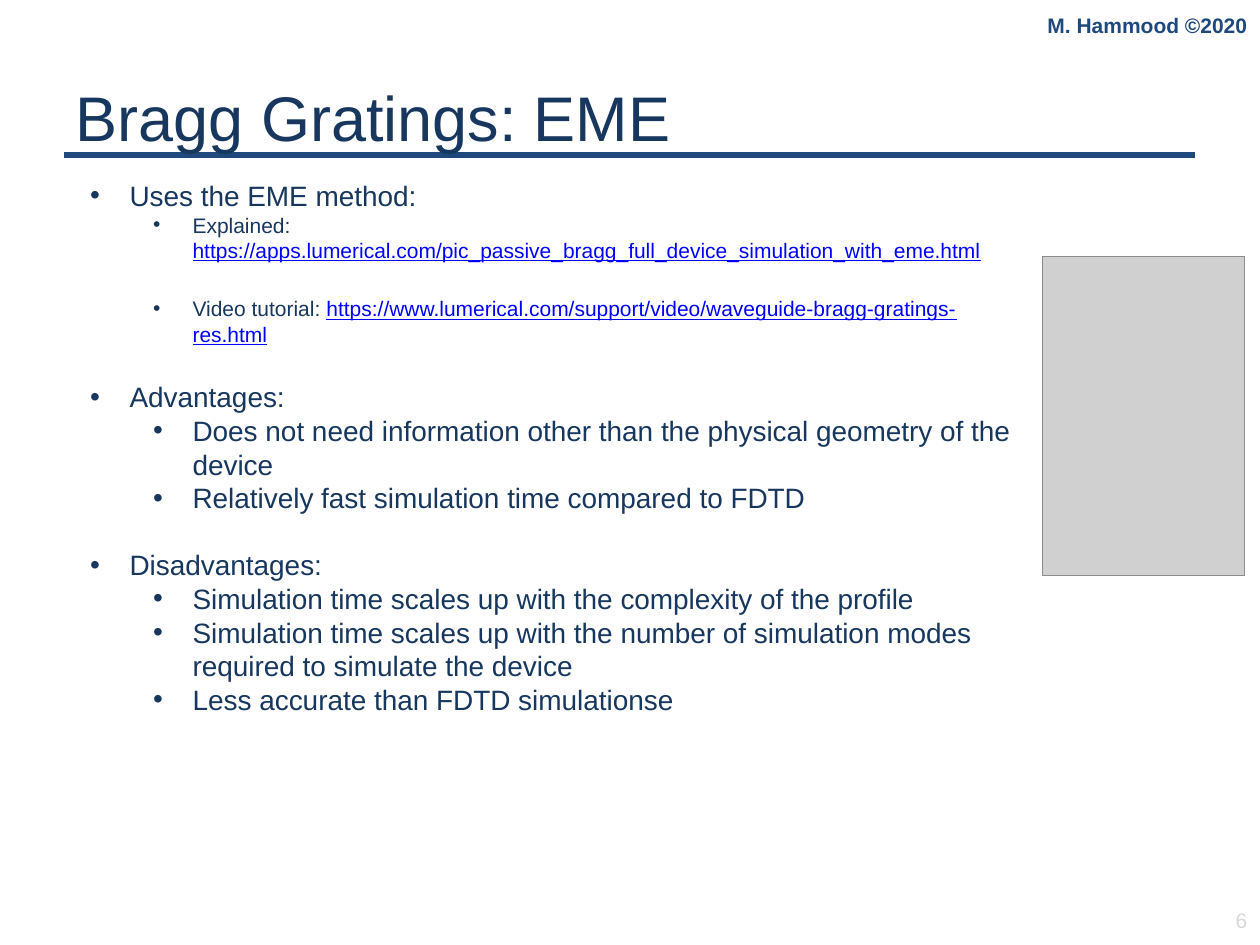
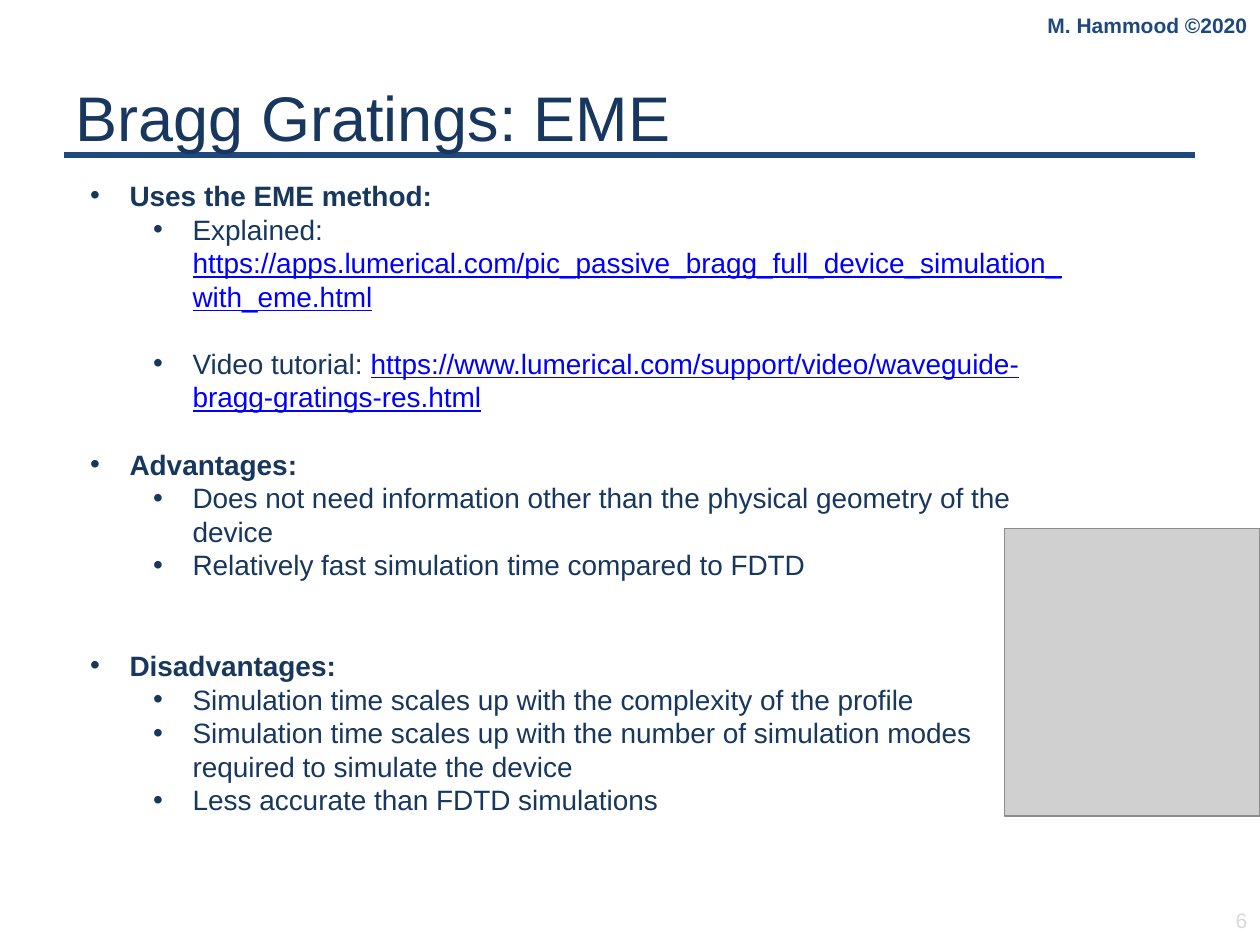
Before and after one commit to mustafacc/SiEPIC_Photonics_Package, a slide deck: slide 6 of SiEPIC_Photonics_Package/solvers_simulators/tutorials/Bragg_tutorial/Workshop.pptx. Drawn at 1260x945 pixels with LibreOffice and Linux fonts; fonts in the diff are those of the drawing; grey boxes stand for pictures; background and template pictures are left out. Boxes give left, top, right and bottom in pixels: in the first picture for what was removed or moved away, otherwise in the second. Text is boxed around its words. In the diff, an @@ line names an element or a change of style, - is before the commit and + after.

Commit message:
update bragg tutorial documentation slides

```diff
--- a/SiEPIC_Photonics_Package/solvers_simulators/tutorials/Bragg_tutorial/Workshop.pptx
+++ b/SiEPIC_Photonics_Package/solvers_simulators/tutorials/Bragg_tutorial/Workshop.pptx
@@ text at box(130, 185, 1062, 681): bold on in "Uses the EME method:", "Advantages:", "Disadvantages:"; size 12 to 16 pt in "Explained: https://apps.lumerical.com/pic_passive_bragg_full ...", "Video tutorial: https://www.lumerical.com/support/video/wave ..." @@
@@ picture removed at box(1042, 257, 1244, 576) @@
@@ picture added at box(1004, 528, 1260, 815) @@
@@ text at box(193, 789, 658, 811): text changed @@
-    • Less accurate than FDTD simulationse
+    • Less accurate than FDTD simulations
```
Also in this commit, not shown: 8 other slides changed, 2 slides added.
